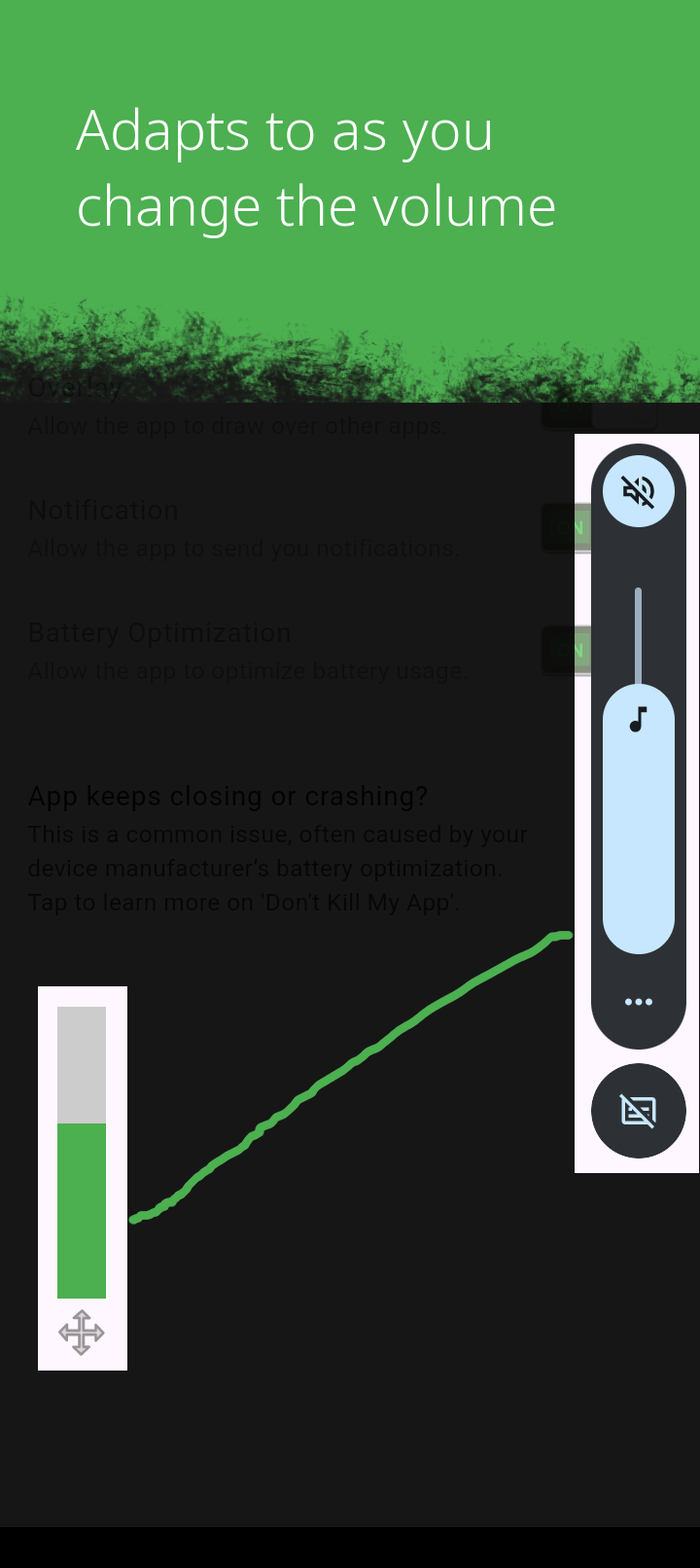
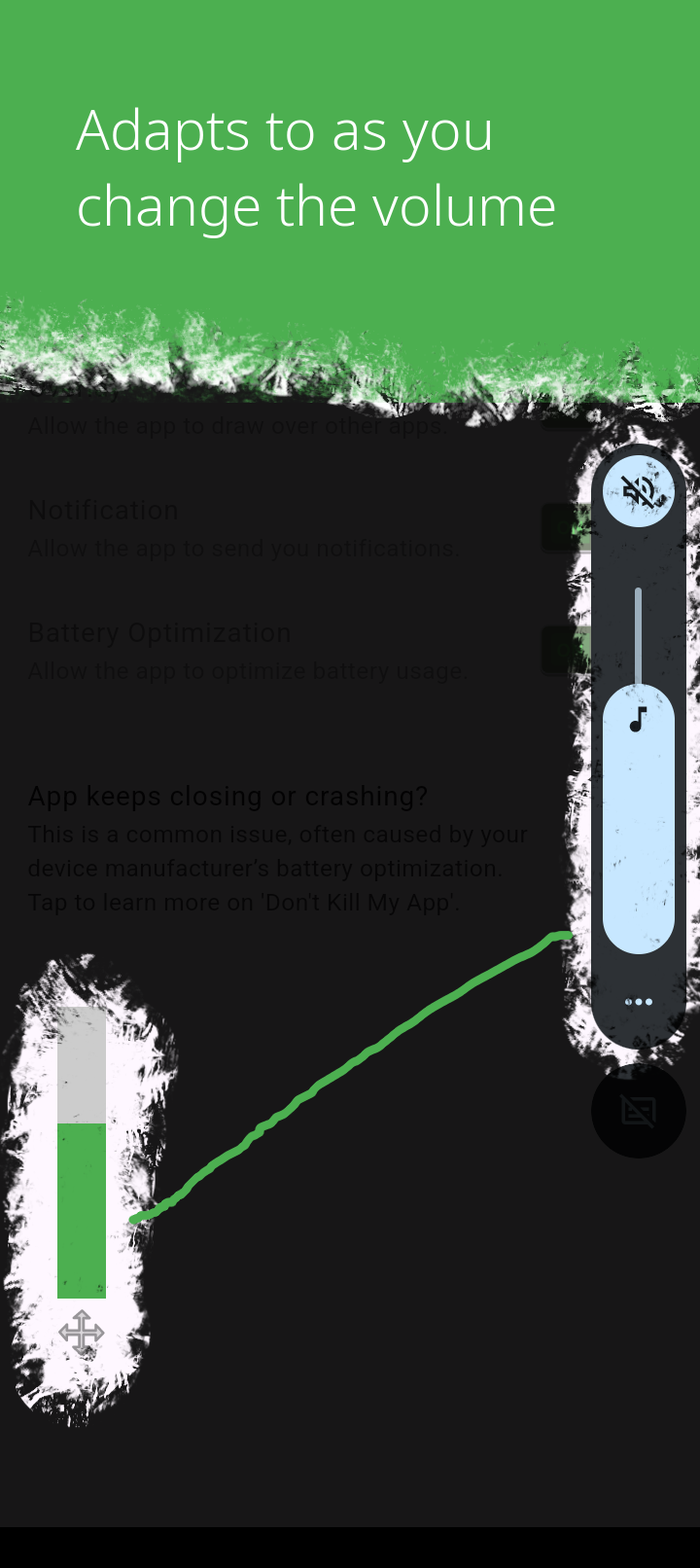
Layer changes from the first 700 × 1568 image to the second:
removed layer "Pasted Layer #1" over [574, 433, 700, 1174]
removed layer "Pasted Layer" over [37, 986, 128, 1371]
painted on "Layer #1" over [0, 289, 700, 1428]
